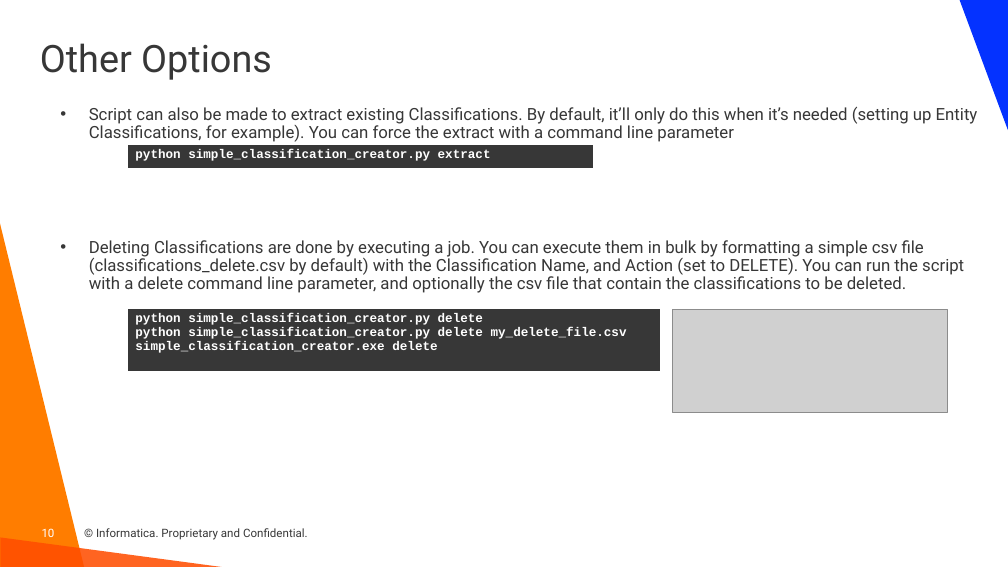
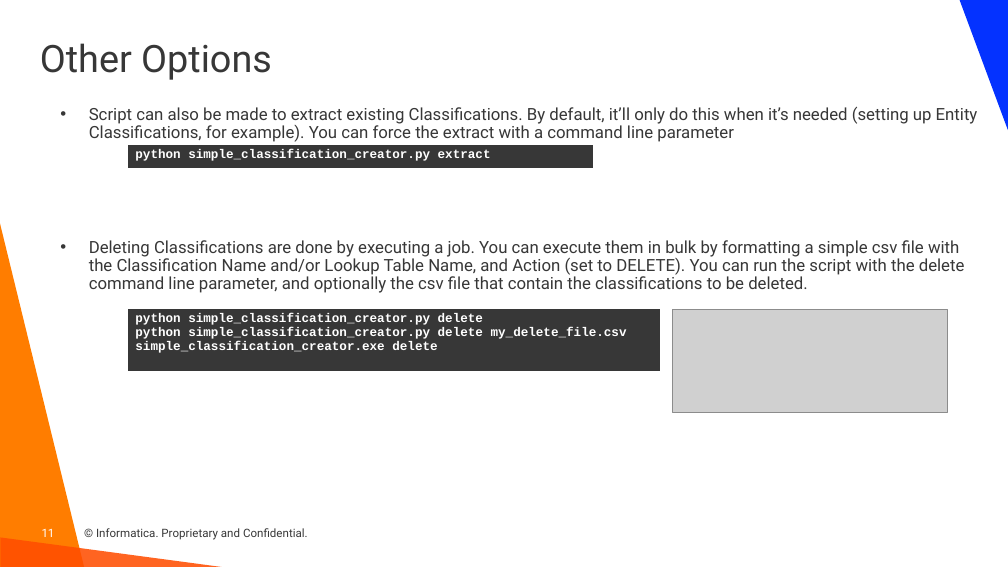
Before and after one commit to haystraw/Informatica_Simple_Classification_Creator, a slide deck: slide 11 of Simple Classification Creator.pptx (slide 10 before the commit). Drawn at 1008x567 pixels with LibreOffice and Linux fonts; fonts in the diff are those of the drawing; grey boxes stand for pictures; background and template pictures are left out. Boxes give left, top, right and bottom in pixels: in the first picture for what was removed or moved away, otherwise in the second. Text is boxed around its words. In the diff, an @@ line names an element or a change of style, - is before the commit and + after.

Commit message:
Version 20250105 Added functionality for Lookup Tables

```diff
--- a/Simple Classification Creator.pptx
+++ b/Simple Classification Creator.pptx
@@ text at (x1=89, y1=240, x2=965, y2=293): text changed @@
-• Deleting Classifications are done by executing a job. You can execute them in bulk by formatting a simple csv file (classifications_delete.csv by default) with the Classification Name, and Action (set to DELETE). You can run the script with a delete command line parameter, and optionally the csv file that contain the classifications to be deleted.
+• Deleting Classifications are done by executing a job. You can execute them in bulk by formatting a simple csv file with the Classification Name and/or Lookup Table Name, and Action (set to DELETE). You can run the script with the delete command line parameter, and optionally the csv file that contain the classifications to be deleted.
@@ page number at (x1=42, y1=529, x2=55, y2=537): text changed @@
-10
+11
```
Also in this commit, not shown: 1 other slide changed, 1 slide added, 7 other files.
